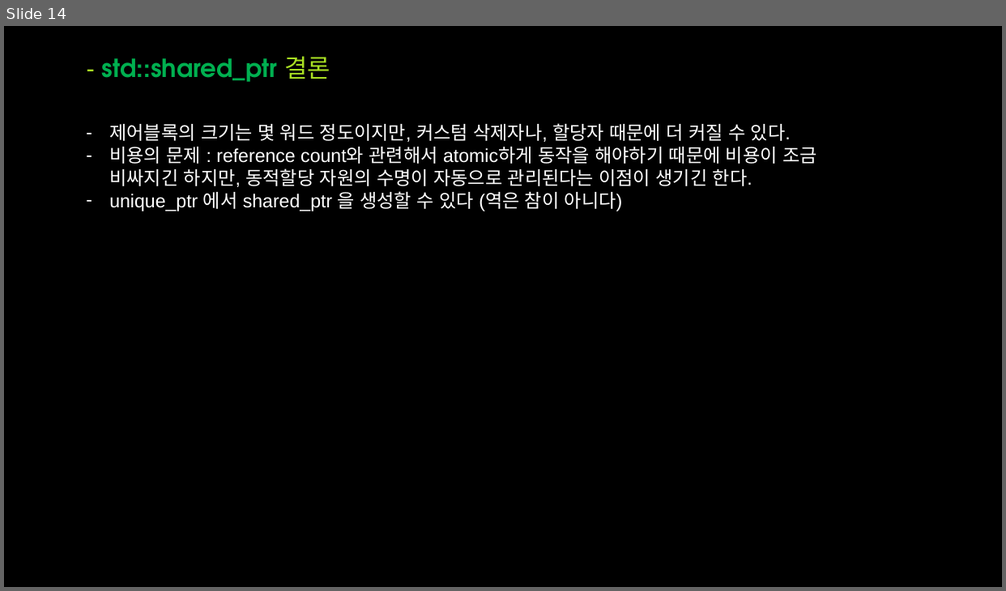
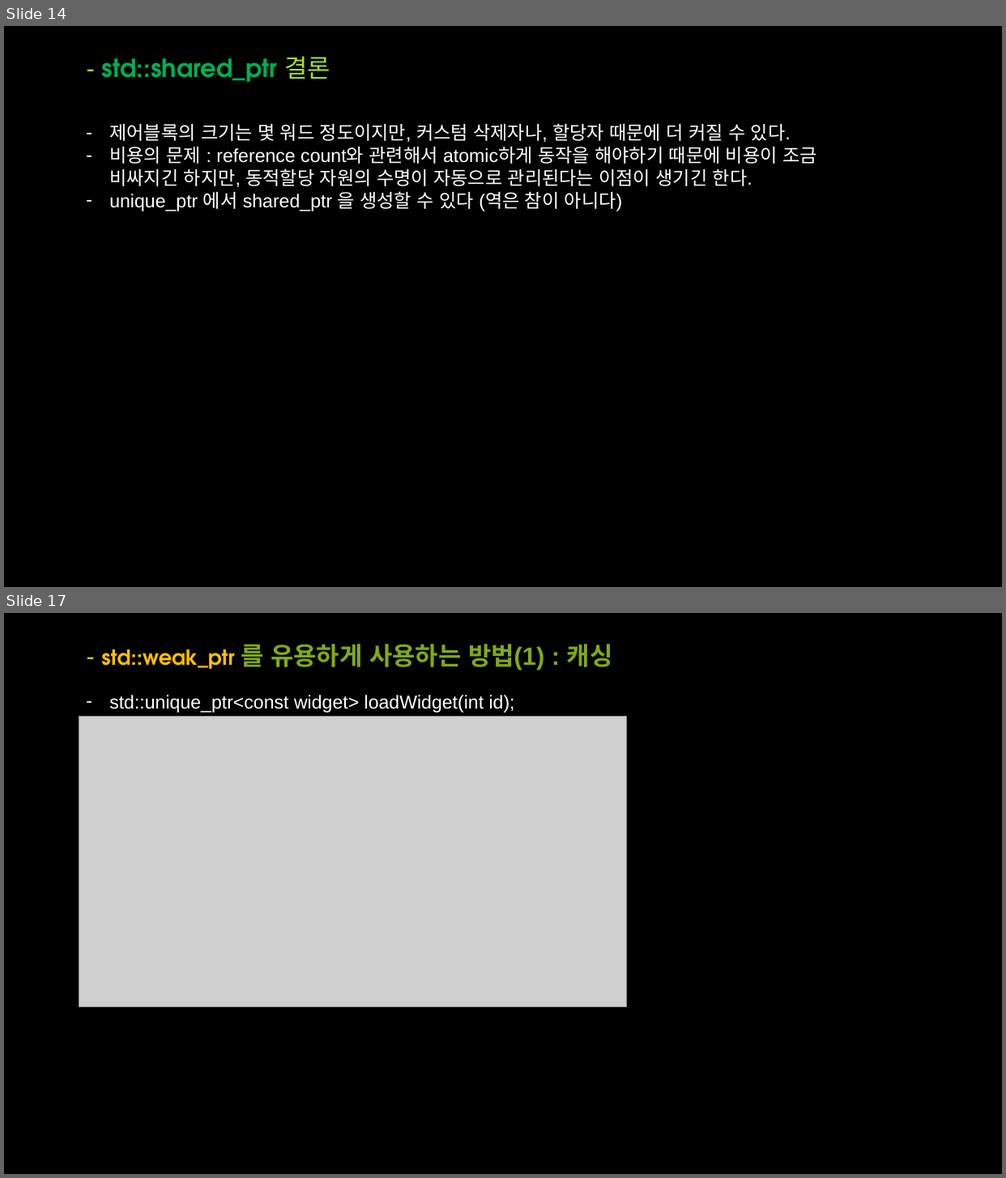
Before and after one commit to OptimizationStudy/Repo2018, a slide deck: PPT/ModernCppStudy_7_(18~22).pptx. Shown one above the other, each under a label of ours: slide 14 before the commit, slides 14 and 17 after it; the slides between them are not shown. The pictures are 1006x591 and 1006x1178 pixels, drawn with LibreOffice and Linux fonts; fonts in the diff are those of the drawing; grey boxes stand for pictures; background and template pictures are left out. Boxes give left, top, right and bottom in pixels: in the first picture for what was removed or moved away, otherwise in the second. Text is boxed around its words. In the diff, an @@ line names an element or a change of style, - is before the commit and + after.

```diff
--- a/PPT/ModernCppStudy_7_(18~22).pptx
+++ b/PPT/ModernCppStudy_7_(18~22).pptx
@@ slide 17 added at <box>4,613,1002,1174</box>, background picture (left out) @@
@@ title added at <box>101,644,613,671</box>, 24 pt, text #80AA18, bold @@
+- std::weak_ptr 를 유용하게 사용하는 방법(1) : 캐싱
@@ text added at <box>109,695,515,713</box>, 18 pt, text #FFFFFF @@
+– std::unique_ptr<const widget> loadWidget(int id);
@@ picture added at <box>79,717,627,1007</box> @@
```
Also in this commit, not shown: 15 other slides added.
